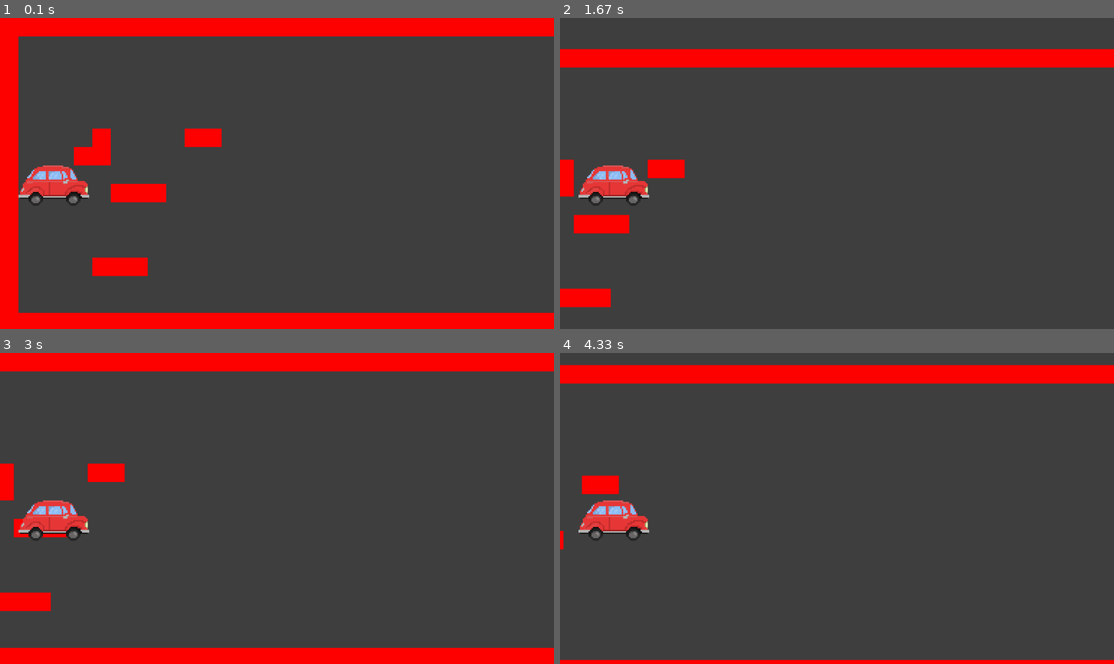
Above: before the commit, frames 1-4 (two rows, left to right).
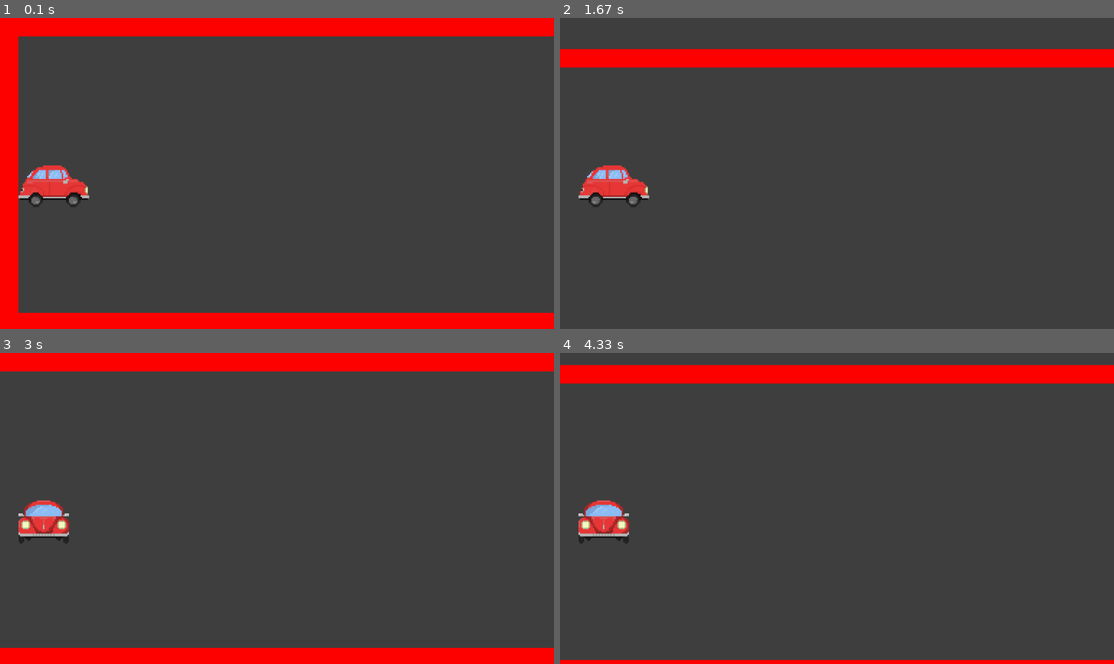
Above: after the commit, the same moments.

Repository: o1chestney/Driving-Home-For-Christmas
Game: pygame game, started from main2.py
Same seed, same stepped clock (60 frames per second), same inputs: the game is played once before the commit and once after it.
Inputs:
- Up to frame 1 (0.1 s): no input
- Up to frame 2 (1.67 s): hold Right 0.33-0.8 s; hold Up 0.83-1.13 s; hold Right 1.17-1.63 s
- Up to frame 3 (3 s): hold Down 2.23-2.53 s
- Up to frame 4 (4.33 s): hold Up 3-3.37 s; hold Right 3.4-4.03 s; hold Down from 4.07 s (still down)

The runs differ from the first frame. In frame 1, 2.5% of the frame differs, in the area x 3-40%, y 35-84%; in frame 2, 2.2%; in frame 3, 2.4%; in frame 4, 1.5%.

Commit message:
animation and stuff

Diff:
--- a/asset_loader.py
+++ b/asset_loader.py
@@ -13,31 +13,44 @@
 class Asset_Loader:
     def __init__(self, game):
         self.game = game
-        self.width = 49 * 5   # Setting the width of the player
-        self.height = 28 * 5  # Setting the height of the player
+        self.right_width = 49     # Setting the width of the player facing right
+        self.right_height = 28    # Setting the height of the player facing right
+
+        self.width = 35          # Setting the width of the player
+        self.height = 30         # Setting the height of the player
 
         # IMAGES
         self.player_image = pygame.image.load("Assets/Car/Car-Right.png").convert_alpha()
-        self.player_image = pygame.transform.scale(self.player_image, (self.width, self.height))
 
-        # CAR ANIMATIOn
 
-        self.car_right_sheet = Spritesheet("Assets/Car/Car-spritesheet.png") # Gets the spritesheet
+        self.car_up_image = pygame.image.load("Assets/Car/Car_up.png").convert_alpha()
 
-        # For every frame, make a variable.
-        self.car_right_0 = Spritesheet.get_sprite(self.car_right_sheet, 0, 0, 49, 29)
-        self.car_right_0 = pygame.transform.scale(self.car_right_0, (self.width, self.height)) # Setting the size of the image
 
-        self.car_right_1 = Spritesheet.get_sprite(self.car_right_sheet, 50, 0, 49, 29)
-        self.car_right_1 = pygame.transform.scale(self.car_right_1, (self.width, self.height))
+        self.car_down_image = pygame.image.load("Assets/Car/Car_down.png").convert_alpha()
 
-        self.car_right_2 = Spritesheet.get_sprite(self.car_right_sheet, 0, 30, 49, 29)
-        self.car_right_2 = pygame.transform.scale(self.car_right_2, (self.width, self.height))
 
-        self.car_right_3 = Spritesheet.get_sprite(self.car_right_sheet, 50, 30, 49, 29)
-        self.car_right_3 = pygame.transform.scale(self.car_right_3, (self.width, self.height))
+        # Car animation
+        self.car_right_sheet = Spritesheet("Assets/Car/Car-spritesheet.png")       # Gets the spritesheet
+        self.car_up_sheet = Spritesheet("Assets/Car/Car_back_spritesheet.png")   # Gets the spritesheet
+        self.car_down_sheet = Spritesheet("Assets/Car/Car_front_spritesheet.png") # Gets the spritesheet
 
-        self.car_right_4 = Spritesheet.get_sprite(self.car_right_sheet, 0, 60, 49, 29)
-        self.car_right_4 = pygame.transform.scale(self.car_right_4, (self.width, self.height))
+        # Add the frames to a variable
+        self.right_animation = [Spritesheet.get_sprite(self.car_right_sheet, 0, 0, self.right_width, self.right_height),
+                                Spritesheet.get_sprite(self.car_right_sheet, 49, 0, self.right_width, self.right_height),
+                                Spritesheet.get_sprite(self.car_right_sheet, 0, 28, self.right_width, self.right_height),
+                                Spritesheet.get_sprite(self.car_right_sheet, 49, 28, self.right_width, self.right_height),
+                                Spritesheet.get_sprite(self.car_right_sheet, 0, 56, self.right_width, self.right_height)]
 
-        self.car_right_complete_list = [self.car_right_0, self.car_right_1, self.car_right_2, self.car_right_3, self.car_right_4]
+        self.down_animation = [Spritesheet.get_sprite(self.car_down_sheet, 0, 0, self.width, self.height),
+                                Spritesheet.get_sprite(self.car_down_sheet, 35, 0, self.width, self.height),
+                                Spritesheet.get_sprite(self.car_down_sheet, 0, 30, self.width, self.height),
+                                Spritesheet.get_sprite(self.car_down_sheet, 35, 30, self.width, self.height),
+                                Spritesheet.get_sprite(self.car_down_sheet, 0, 60, self.width, self.height),
+                                Spritesheet.get_sprite(self.car_down_sheet, 35, 60, self.width, self.height)]
+
+        self.up_animation = [Spritesheet.get_sprite(self.car_up_sheet, 0, 0, self.width, self.height),
+                                Spritesheet.get_sprite(self.car_up_sheet, 35, 0, self.width, self.height),
+                                Spritesheet.get_sprite(self.car_up_sheet, 0, 30, self.width, self.height),
+                                Spritesheet.get_sprite(self.car_up_sheet, 35, 30, self.width, self.height),
+                                Spritesheet.get_sprite(self.car_up_sheet, 0, 60, self.width, self.height),
+                                Spritesheet.get_sprite(self.car_up_sheet, 35, 60, self.width, self.height)]
--- a/config.py
+++ b/config.py
@@ -25,14 +25,14 @@
     [1,0,0,0,0,0,0,0,0,0,0,0,0,0,0,0,0,0,0,0,0,0,0,0,0,0,0,0,0,0,0,0,0,0,0,0,0,0,0,0,0,0,0,0,0,0,0,0,0,0,0,0,0,0,0,0,0,1],
     [1,0,0,0,0,0,0,0,0,0,0,0,0,0,0,0,0,0,0,0,0,0,0,0,0,0,0,0,0,0,0,0,0,0,0,0,0,0,0,0,0,0,0,0,0,0,0,0,0,0,0,0,0,0,0,0,0,1],
     [1,0,0,0,0,0,0,0,0,0,0,0,0,0,0,0,0,0,0,0,0,0,0,0,0,0,0,0,0,0,0,0,0,0,0,0,0,0,0,0,0,0,0,0,0,0,0,0,0,0,0,0,0,0,0,0,0,1],
-    [1,0,0,0,0,1,0,0,0,0,1,1,0,0,0,0,0,0,0,0,0,0,0,0,0,0,0,0,0,0,0,0,0,0,0,0,0,0,0,0,0,0,0,0,0,0,0,0,0,0,0,0,0,0,0,0,0,1],
-    [1,0,0,0,1,1,0,0,0,0,0,0,0,0,0,0,0,0,0,0,0,0,0,0,0,0,0,0,0,0,0,0,0,0,0,0,0,0,0,0,0,0,0,0,0,0,0,0,0,0,0,0,0,0,0,0,0,1],
+    [1,0,0,0,0,0,0,0,0,0,0,0,0,0,0,0,0,0,0,0,0,0,0,0,0,0,0,0,0,0,0,0,0,0,0,0,0,0,0,0,0,0,0,0,0,0,0,0,0,0,0,0,0,0,0,0,0,1],
+    [1,0,0,0,0,0,0,0,0,0,0,0,0,0,0,0,0,0,0,0,0,0,0,0,0,0,0,0,0,0,0,0,0,0,0,0,0,0,0,0,0,0,0,0,0,0,0,0,0,0,0,0,0,0,0,0,0,1],
     [1,2,0,0,0,0,0,0,0,0,0,0,0,0,0,0,0,0,0,0,0,0,0,0,0,0,0,0,0,0,0,0,0,0,0,0,0,0,0,0,0,0,0,0,0,0,0,0,0,0,0,0,0,0,0,0,0,1],
-    [1,0,0,0,0,0,1,1,1,0,0,0,0,0,0,0,0,0,0,0,0,0,0,0,0,0,0,0,0,0,0,0,0,0,0,0,0,0,0,0,0,0,0,0,0,0,0,0,0,0,0,0,0,0,0,0,0,1],
     [1,0,0,0,0,0,0,0,0,0,0,0,0,0,0,0,0,0,0,0,0,0,0,0,0,0,0,0,0,0,0,0,0,0,0,0,0,0,0,0,0,0,0,0,0,0,0,0,0,0,0,0,0,0,0,0,0,1],
     [1,0,0,0,0,0,0,0,0,0,0,0,0,0,0,0,0,0,0,0,0,0,0,0,0,0,0,0,0,0,0,0,0,0,0,0,0,0,0,0,0,0,0,0,0,0,0,0,0,0,0,0,0,0,0,0,0,1],
     [1,0,0,0,0,0,0,0,0,0,0,0,0,0,0,0,0,0,0,0,0,0,0,0,0,0,0,0,0,0,0,0,0,0,0,0,0,0,0,0,0,0,0,0,0,0,0,0,0,0,0,0,0,0,0,0,0,1],
-    [1,0,0,0,0,1,1,1,0,0,0,0,0,0,0,0,0,0,0,0,0,0,0,0,0,0,0,0,0,0,0,0,0,0,0,0,0,0,0,0,0,0,0,0,0,0,0,0,0,0,0,0,0,0,0,0,0,1],
+    [1,0,0,0,0,0,0,0,0,0,0,0,0,0,0,0,0,0,0,0,0,0,0,0,0,0,0,0,0,0,0,0,0,0,0,0,0,0,0,0,0,0,0,0,0,0,0,0,0,0,0,0,0,0,0,0,0,1],
+    [1,0,0,0,0,0,0,0,0,0,0,0,0,0,0,0,0,0,0,0,0,0,0,0,0,0,0,0,0,0,0,0,0,0,0,0,0,0,0,0,0,0,0,0,0,0,0,0,0,0,0,0,0,0,0,0,0,1],
     [1,0,0,0,0,0,0,0,0,0,0,0,0,0,0,0,0,0,0,0,0,0,0,0,0,0,0,0,0,0,0,0,0,0,0,0,0,0,0,0,0,0,0,0,0,0,0,0,0,0,0,0,0,0,0,0,0,1],
     [1,0,0,0,0,0,0,0,0,0,0,0,0,0,0,0,0,0,0,0,0,0,0,0,0,0,0,0,0,0,0,0,0,0,0,0,0,0,0,0,0,0,0,0,0,0,0,0,0,0,0,0,0,0,0,0,0,1],
     [1,1,1,1,1,1,1,1,1,1,1,1,1,1,1,1,1,1,1,1,1,1,1,1,1,1,1,1,1,1,1,1,1,1,1,1,1,1,1,1,1,1,1,1,1,1,1,1,1,1,1,1,1,1,1,1,1,1],
--- a/main2.py
+++ b/main2.py
@@ -1,6 +1,7 @@
 # Importing ---------------
 import pygame, sys
 
+from random import randint
 from config import *
 from sprites import *
 from asset_loader import *
@@ -54,7 +55,8 @@
             self.update()   # so the program works!
 
     def new(self): # For things you want from the start at the game: e.g. player
-        self.all_sprites = pygame.sprite.LayeredUpdates() # Puts the sprites on screen
+        self.all_sprites = pygame.sprite.LayeredUpdates() # Adds the sprites to a group
+        self.blocks = pygame.sprite.LayeredUpdates() # Adds the blocks to a group
 
         self.createTilemap() # Creates a tilemap
 
--- a/sprites.py
+++ b/sprites.py
@@ -1,4 +1,5 @@
 import pygame
+import math
 
 from config import *
 
@@ -11,13 +12,14 @@
 
         self.x = x * TILESIZE # Setting the x coordinate of the player
         self.y = y * TILESIZE # Setting the y coordinate of the player
-        self.width = 49 * 5   # Setting the width of the player
-        self.height = 28 * 5  # Setting the height of the player
+        self.width = 49 * 5   # Setting the width of the player facing right
+        self.height = 29 * 5  # Setting the height of the player facing right
 
         self.image = self.game.asset_loader.player_image # Loading the player's image
         self.image = pygame.transform.scale(self.image, (self.width, self.height)) # Setting the size of the image
 
         self.anim_state = 'idle' # Car is unmoving to begin
+        self.animation_loop = 1
         self.facing = 'right'
 
         self.x_change = 0     # Setting the value for movement to 0 as default
@@ -29,18 +31,60 @@
 
     def update(self): # Updating the player
         self.movement() # Calling the movement function
+        self.animate()
 
         self.rect.x += self.x_change # Moving the player's x coordinate
+        self.collision("x") # When player moved, checks if there's collision on x
         self.rect.y += self.y_change # Moving the player's y coordinate
+        self.collision("y") # When player moved, checks if there's collision on y
 
         self.x_change = 0 # Resetting the movement value to 0
         self.y_change = 0
 
     def animate(self):
-        if self.anim_state == 'idle':
-            self.image = self.game.asset_loader.car_right_0 # Loading the player's image
-        elif self.anim_state == 'driving':
-            pass
+        if self.facing == "right":
+            self.width = 49 * 5   # Setting the width of the player facing right
+            self.height = 29 * 5  # Setting the height of the player facing right
+
+            if self.animation_loop >= 5:
+                    self.animation_loop = 0
+
+            if self.x_change == 0:
+                self.image = self.game.asset_loader.right_animation[math.floor(self.animation_loop)] # Loading the player's image
+                self.image = pygame.transform.scale(self.image, (self.width, self.height))
+            else:
+                self.image = self.game.asset_loader.right_animation[math.floor(self.animation_loop)]
+                self.image = pygame.transform.scale(self.image, (self.width, self.height))
+                self.animation_loop += 0.1
+                if self.animation_loop >= 5:
+                    self.animation_loop = 0
+
+        if self.facing == "up":
+            self.width = 35 * 5
+            self.height = 30 * 5
+            if self.y_change == 0:
+                self.image = self.game.asset_loader.up_animation[math.floor(self.animation_loop)]
+                self.image = pygame.transform.scale(self.image, (self.width, self.height))
+            else:
+                self.image = self.game.asset_loader.up_animation[math.floor(self.animation_loop)]
+                self.image = pygame.transform.scale(self.image, (self.width, self.height))
+                self.animation_loop += 0.1
+                if self.animation_loop >= 6:
+                    self.animation_loop = 0
+
+        if self.facing == "down":
+            self.width = 35 * 5
+            self.height = 30 * 5
+            if self.y_change == 0:
+                self.image = self.game.asset_loader.down_animation[math.floor(self.animation_loop)]
+                self.image = pygame.transform.scale(self.image, (self.width, self.height))
+            else:
+                self.image = self.game.asset_loader.down_animation[math.floor(self.animation_loop)]
+                self.image = pygame.transform.scale(self.image, (self.width, self.height))
+                self.animation_loop += 0.1
+                if self.animation_loop >= 6:
+                    self.animation_loop = 0
+
     def movement(self): # Moving the player
         keys=pygame.key.get_pressed()
 
@@ -68,14 +112,36 @@
                 sprite.rect.y -= PLAYER_SPEED       # up to give the illusion of moving
             self.y_change += PLAYER_SPEED
 
-        self.animate()
-        self.anim_state = 'idle'
+    def collision(self, direction):
+        if direction == "x":
+            hits = pygame.sprite.spritecollide(self, self.game.blocks, False)
+            if hits:
+                if self.x_change > 0:
+                    for sprite in self.game.all_sprites: # This keeps the camera on the player
+                        sprite.rect.x += PLAYER_SPEED
+                    self.rect.x = hits[0].rect.left - self.rect.width
+                if self.x_change < 0:
+                    for sprite in self.game.all_sprites: # This keeps the camera on the player
+                        sprite.rect.x -= PLAYER_SPEED
+                    self.rect.x = hits[0].rect.right
+
+        if direction == "y":
+            hits = pygame.sprite.spritecollide(self, self.game.blocks, False)
+            if hits:
+                if self.y_change > 0:
+                    for sprite in self.game.all_sprites: # This keeps the camera on the player
+                        sprite.rect.y += PLAYER_SPEED
+                    self.rect.y = hits[0].rect.top - self.rect.height
+                if self.y_change < 0:
+                    for sprite in self.game.all_sprites: # This keeps the camera on the player
+                        sprite.rect.y -= PLAYER_SPEED
+                    self.rect.y = hits[0].rect.bottom
 
 class Block(pygame.sprite.Sprite): # Creating the block class
     def __init__(self, game, x, y): # Initialising it
         self.game = game # Calling
         self._layer = BLOCK_LAYER # Setting the layer for the block objects
-        self.groups = self.game.all_sprites # Adding them to "all_sprites" group
+        self.groups = self.game.all_sprites, self.game.blocks # Adding all groups to a big group
         pygame.sprite.Sprite.__init__(self, self.groups) # Initialises the sprite
 
         self.x=x*TILESIZE    # Setting the x coordinate of the block
@@ -90,6 +156,23 @@
         self.rect.x=self.x # Setting the rect x coordinate
         self.rect.y=self.y # Setting the rect y coordinate
 
+class Random_block(pygame.sprite.Sprite): # Creating the block class
+    def __init__(self, game, x, y): # Initialising it
+        self.game = game # Calling
+        self._layer = BLOCK_LAYER # Setting the layer for the block objects
+        self.groups = self.game.all_sprites # Adding all groups to a big group
+        pygame.sprite.Sprite.__init__(self, self.groups) # Initialises the sprite
+
+        self.x=x*TILESIZE    # Setting the x coordinate of the block
+        self.y=y*TILESIZE    # Setting the y coordinate of the block
+        self.width=TILESIZE  # Setting the width of the block
+        self.height=TILESIZE # Setting the height of the block
+
+        self.image = pygame.Surface([self.width, self.height]) # Creating a temporary square
+        self.image.fill("blue")  # Filling it with red
+
+        self.rect=self.image.get_rect() # Creating a rect for collision
+
 # class CameraGroup(pygame.sprite.Group):
 #     def __init__(self):
 #         super().__init__()
Binary file changed: Assets/Car/Car-Right.png
Binary file changed: Assets/Car/Car-spritesheet.png
Binary file added: Assets/Car/Car-spritesheet2.piskel.png
Binary file added: Assets/Car/Car-spritesheet2.png
Binary file added: Assets/Car/Car_back_spritesheet.png
Binary file added: Assets/Car/Car_down.png
Binary file added: Assets/Car/Car_up.png
Not shown, changed: Assets/Car/Car-spritesheet.piskel
Not shown, added: Assets/Car/Car-spritesheet2.piskel
Not shown, changed: Assets/Car/Car1.piskel
